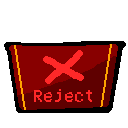
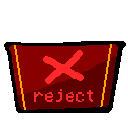
Comparing the layer stacks of the two (128, 128) images. Changes:
renamed "Reject" to "reject", painted on it over [left=34, top=89, right=93, bottom=102]
